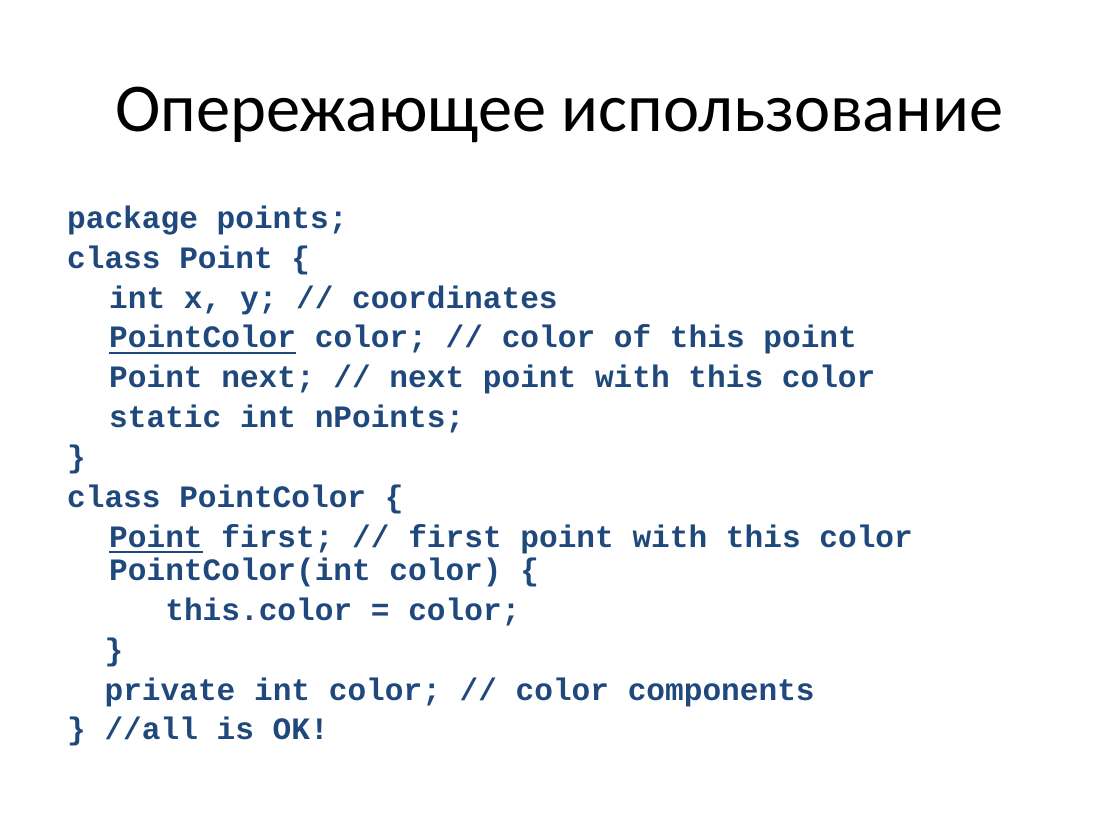
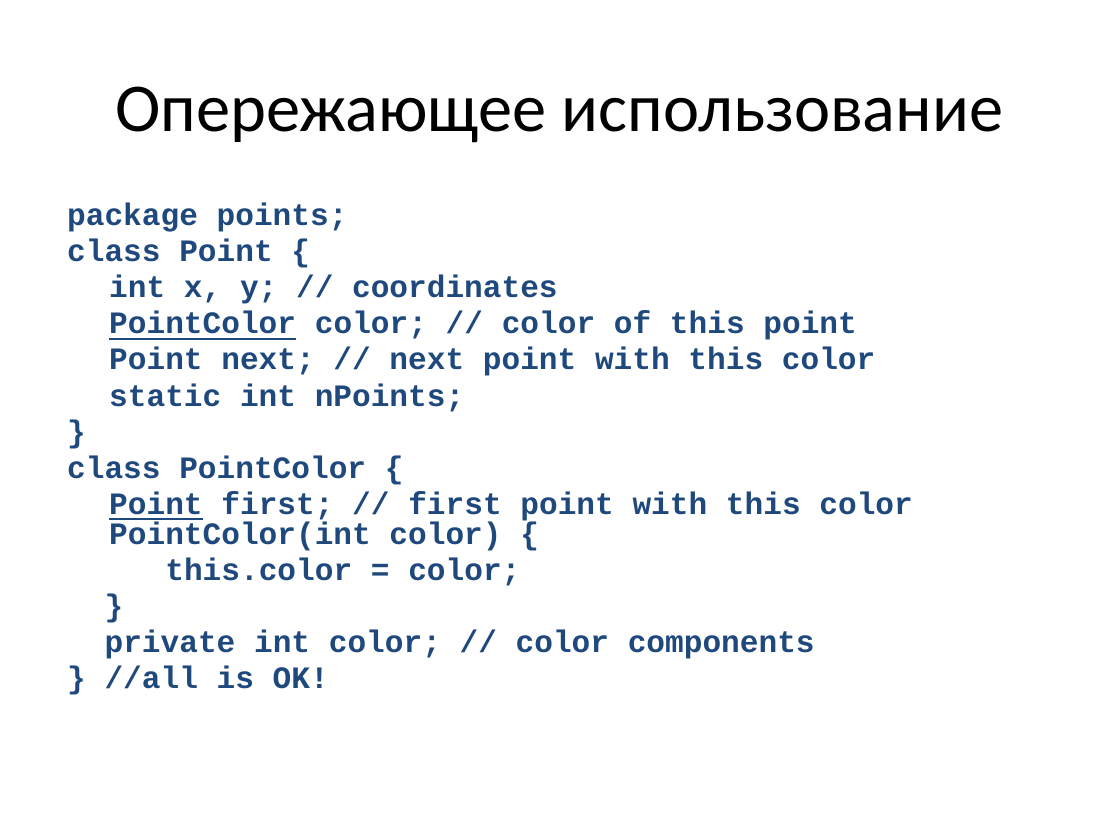
Before and after one commit to a-vodka/java, a slide deck: slide 82 of java-lc3.pptx. Drawn at 1120x840 pixels with LibreOffice and Linux fonts; fonts in the diff are those of the drawing; background and template pictures are left out. Boxes give left, top, right and bottom in pixels: in the first picture for what was removed or moved away, otherwise in the second. Text is boxed around its words. In the diff, an @@ line names an element or a change of style, - is before the commit and + after.

```diff
--- a/java-lc3.pptx
+++ b/java-lc3.pptx
@@ text "package points;" at [67, 203, 912, 689]: line spacing 0.9 to 0.8 @@
```
Also in this commit, not shown: 8 other slides changed, 2 other files.
